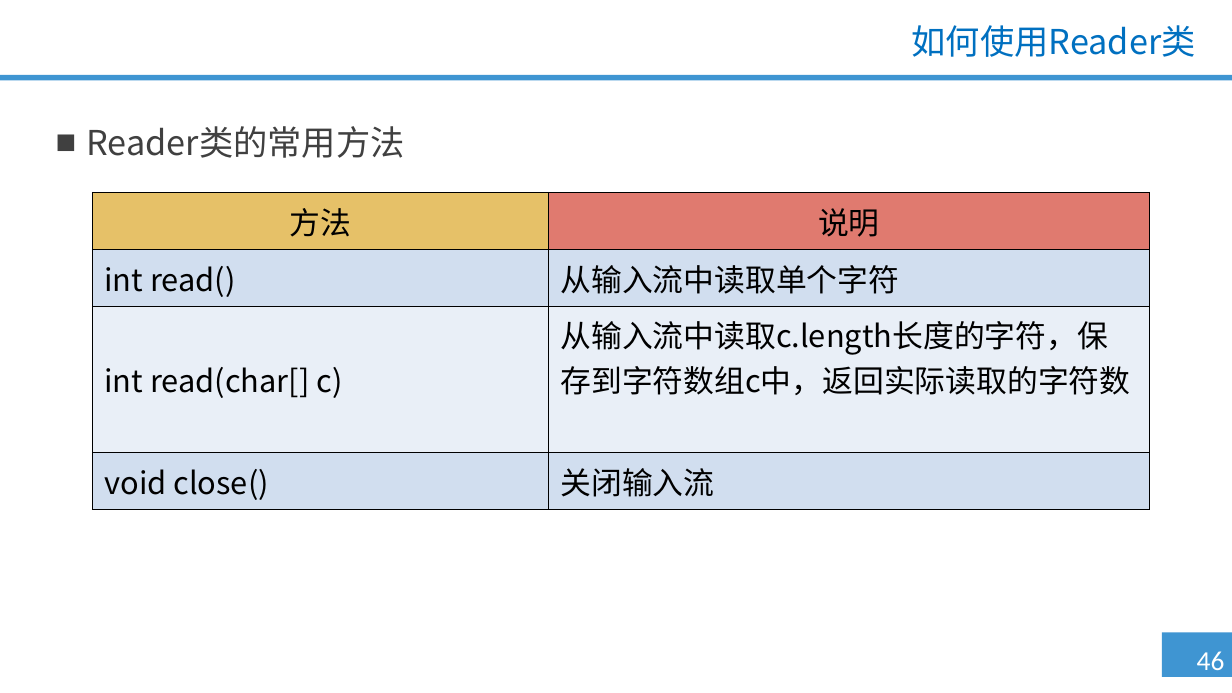
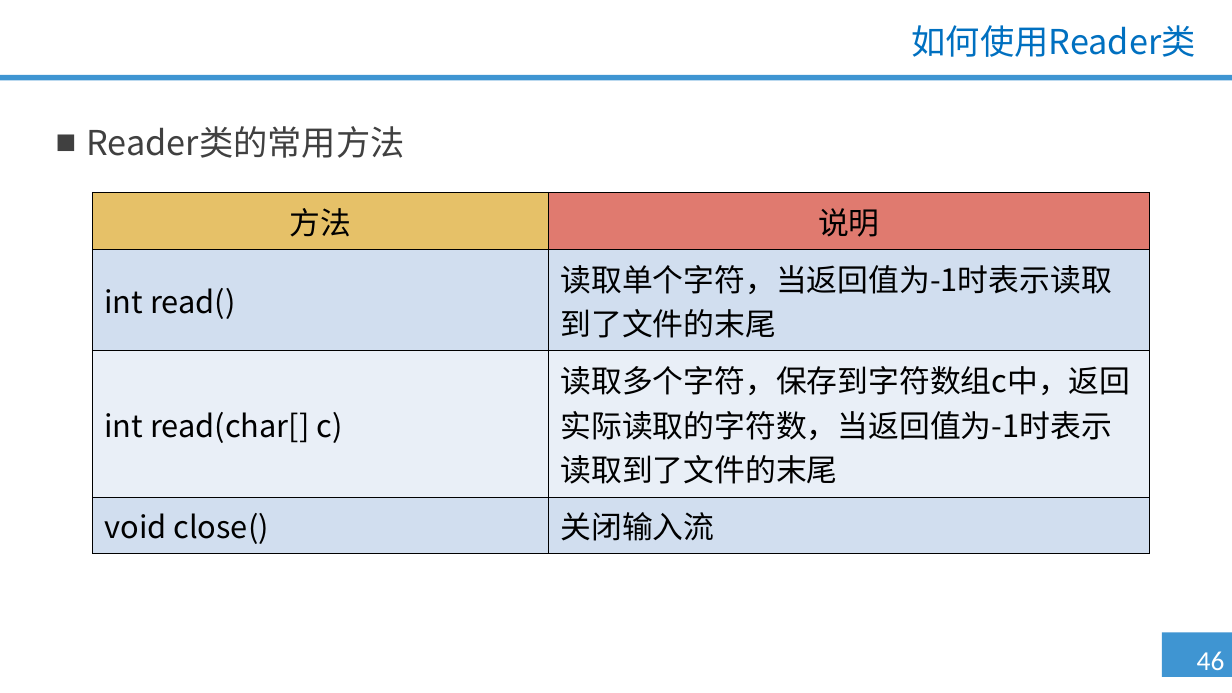
Before and after one commit to qzc70919700/--Java-, a slide deck: slide 46 of 第七单元 IO流（一）/1.0.0.0/PPT/第七单元 IO流（一）.pptx. Drawn at 1232x693 pixels with LibreOffice and Linux fonts; fonts in the diff are those of the drawing; background and template pictures are left out. Boxes give left, top, right and bottom in pixels: in the first picture for what was removed or moved away, otherwise in the second. Text is boxed around its words. In the diff, an @@ line names an element or a change of style, - is before the commit and + after.

```diff
--- a/第七单元 IO流（一）/1.0.0.0/PPT/第七单元 IO流（一）.pptx
+++ b/第七单元 IO流（一）/1.0.0.0/PPT/第七单元 IO流（一）.pptx
@@ table at bbox=[92, 192, 1149, 548] @@
-row 2, column 2: 从输入流中读取单个字符
+row 2, column 2: 读取单个字符，当返回值为-1时表示读取到了文件的末尾
-row 3, column 2: 从输入流中读取c.length长度的字符，保存到字符数组c中，返回实际读取的字符数
+row 3, column 2: 读取多个字符，保存到字符数组c中，返回实际读取的字符数，当返回值为-1时表示读取到了文件的末尾
```
Also in this commit, not shown: 13 other slides changed, 1 other file.
